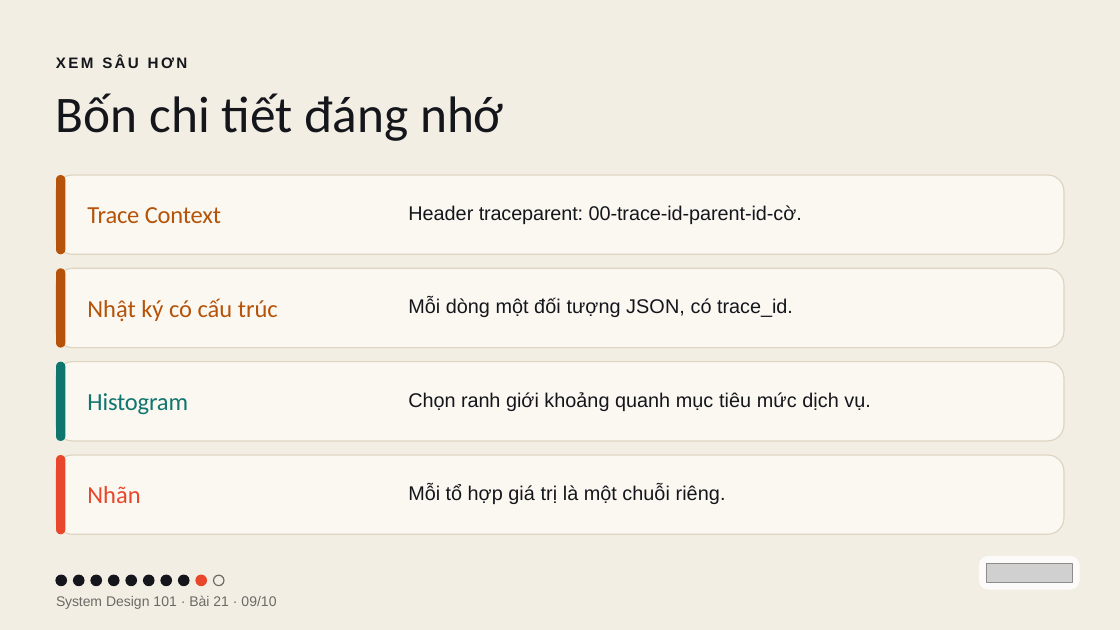
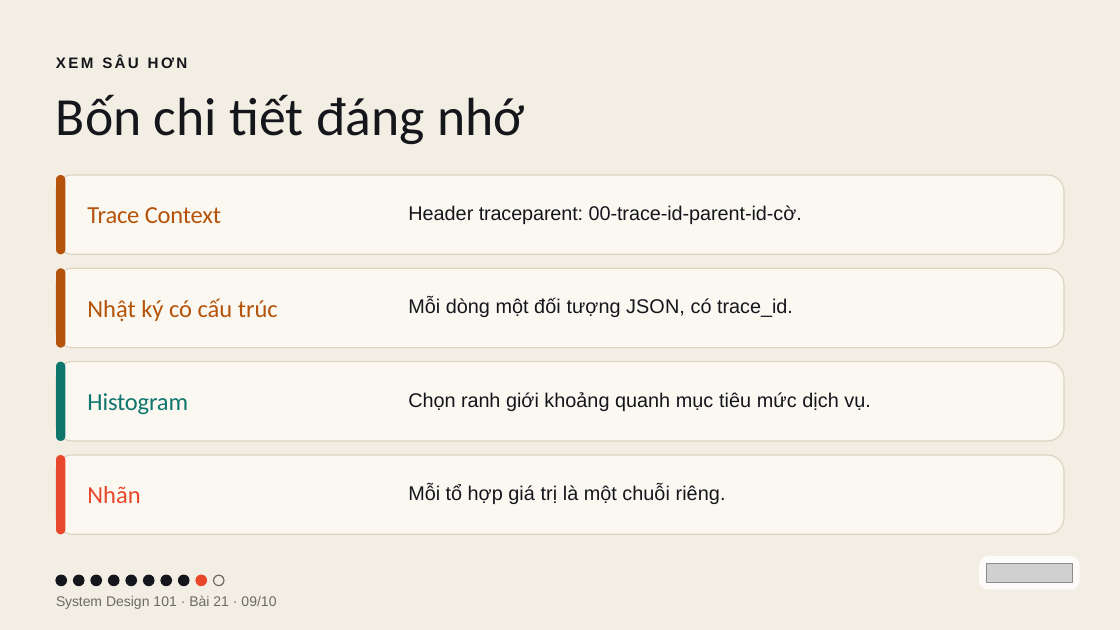
Before and after one commit to vohoailinh90/tool-marketing-studio, a slide deck: slide 9 of system-design-101/vi/lessons/sd-13-021/slides/sd-13-021.pptx. Drawn at 1120x630 pixels with LibreOffice and Linux fonts; fonts in the diff are those of the drawing; grey boxes stand for pictures. Boxes give left, top, right and bottom in pixels: in the first picture for what was removed or moved away, otherwise in the second. Text is boxed around its words. In the diff, an @@ line names an element or a change of style, - is before the commit and + after.

```diff
--- a/system-design-101/vi/lessons/sd-13-021/slides/sd-13-021.pptx
+++ b/system-design-101/vi/lessons/sd-13-021/slides/sd-13-021.pptx
@@ text "Bốn chi tiết đáng nhớ" at bbox=[56, 94, 524, 145]: size 66 to 69 pt @@
```
Also in this commit, not shown: 3 other slides changed, 4 other files.
